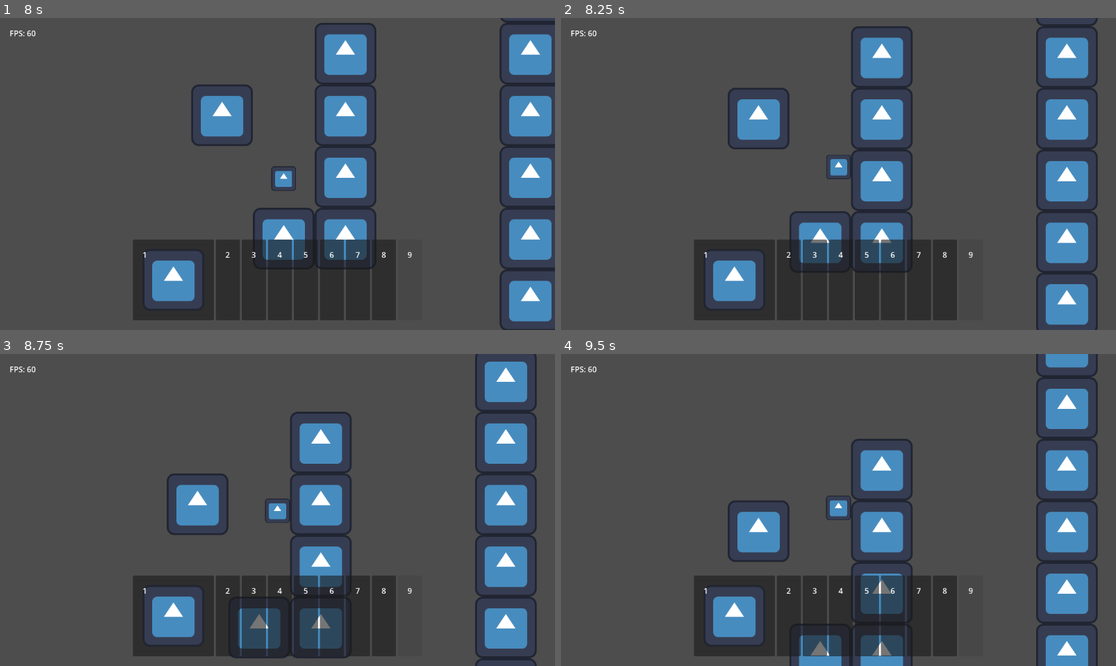
Above: before the commit, frames 1-4 (two rows, left to right).
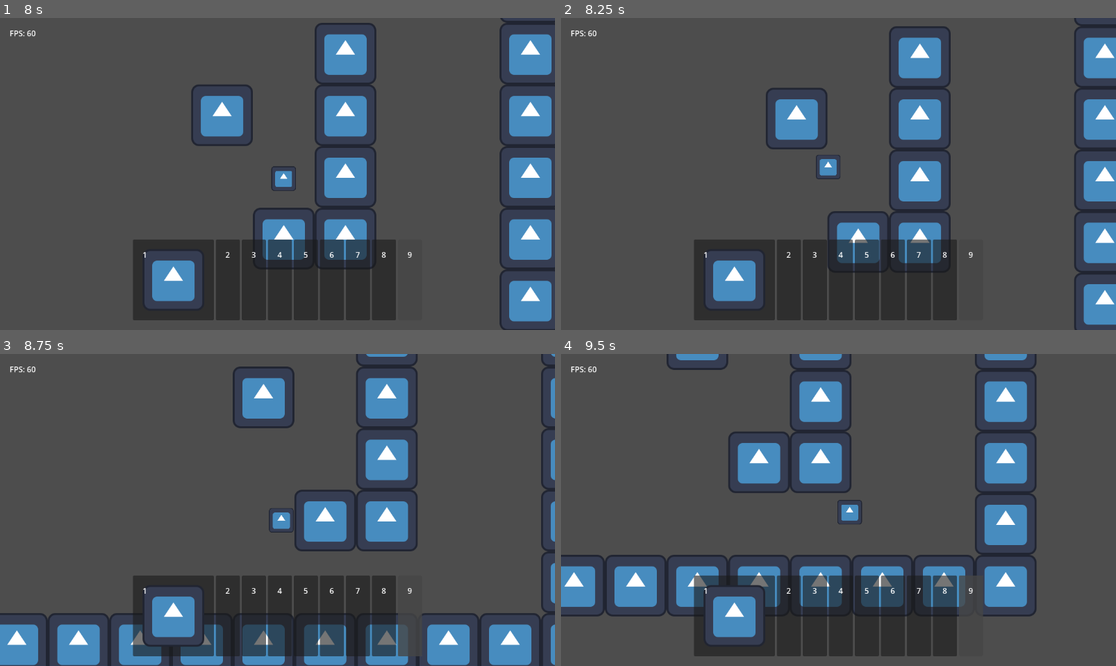
Above: after the commit, the same moments.

Repository: TheHumanMRP/RPG-Life-Tracker
Game: Godot game, scene res://Folders/Systems/Main/Scenes/main_scene.tscn
Same seed, same stepped clock (60 frames per second), same inputs: the game is played once before the commit and once after it. The engine's default icon, where the game draws it, is replaced by a stand-in: a white triangle on a blue panel in a dark square.
Inputs (mouse positions are in pixels of both pictures, inside the frame that each line leads up to):
- Up to frame 1 (8 s): move the mouse to (172, 280) at 0.52 s; hold D (move_right) 0.53-2.03 s; tap Space (jump) at 0.6, 0.77, 1.07, 1.52, 1.55, 1.82, 2.1, 3.02, 3.05, 3.32, 3.6, 3.77, 4.07, 4.52, 4.55, 4.82, 5.1, 6.02, 6.05, 6.32, 6.6, 6.77, 7.07, 7.52, 7.55, 7.82 s; click (172, 280) at 0.67 s; move the mouse to (227, 280) at 1.27 s; tap I (add_test_sword) every 1.5 s from 1.35 to 7.35 s; click (227, 280) at 1.42 s; move the mouse to (255, 280) at 2.02 s; hold A (move_left) 2.03-2.78 s; click (255, 280) at 2.17 s; move the mouse to (277, 280) at 2.77 s; hold D (move_right) 2.78-4.28 s; click (277, 280) at 2.92 s; move the mouse to (305, 280) at 3.52 s; click (305, 280) at 3.67 s; move the mouse to (333, 280) at 4.27 s; hold A (move_left) 4.28-5.03 s; click (333, 280) at 4.42 s; move the mouse to (355, 280) at 5.02 s; hold D (move_right) 5.03-5.78 s; click (355, 280) at 5.17 s; move the mouse to (382, 280) at 5.77 s; hold A (move_left) 5.78-7.28 s; click (382, 280) at 5.92 s; move the mouse to (410, 280) at 6.52 s; click (410, 280) at 6.67 s; move the mouse to (166, 189) at 7.27 s; hold D (move_right) from 7.28 s (still down); click (166, 189) at 7.42 s
- Up to frame 2 (8.25 s): keep holding D (move_right); move the mouse to (894, 105) at 8.02 s; tap Space (jump) at 8.1 s
- Up to frame 3 (8.75 s): keep holding D (move_right)
- Up to frame 4 (9.5 s): keep holding D (move_right); move the mouse to (810, 572) at 8.77 s; tap I (add_test_sword) at 8.85 s; tap Space (jump) at 9.02, 9.05, 9.32 s

Frame 1 is identical in both runs. In frame 2, 21% of the frame differs, in the area x 30-100%, y 0-100%; in frame 3, 26%; in frame 4, 29%, in the area x 0-97%, y 0-100%.
Error in both runs: Invalid call. Nonexistent function 'get_inventory' in base 'Node (global.gd)'. (res://Folders/Systems/Inventory_System/Scripts/hotbar_logic.gd:61)

Commit message:
Auto commit at 2026-07-12 11:54:12

Diff:
--- a/Folders/Components/movement_component.gd
+++ b/Folders/Components/movement_component.gd
@@ -77,6 +77,9 @@
 
 	# Jump
 	if jump and not air_jumped:
+		if is_on_wall:
+			velocity.x = wall_dir * wall_jump_force
+
 		velocity.y = - jump_force
 
 		jumped = true
